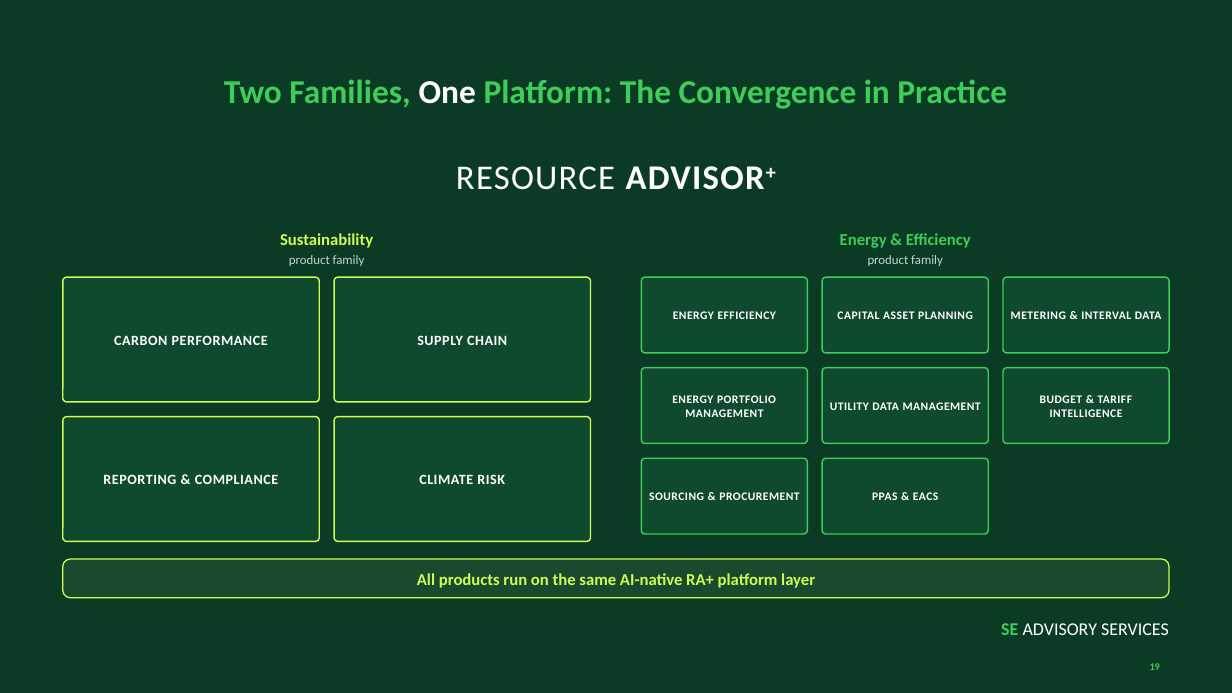
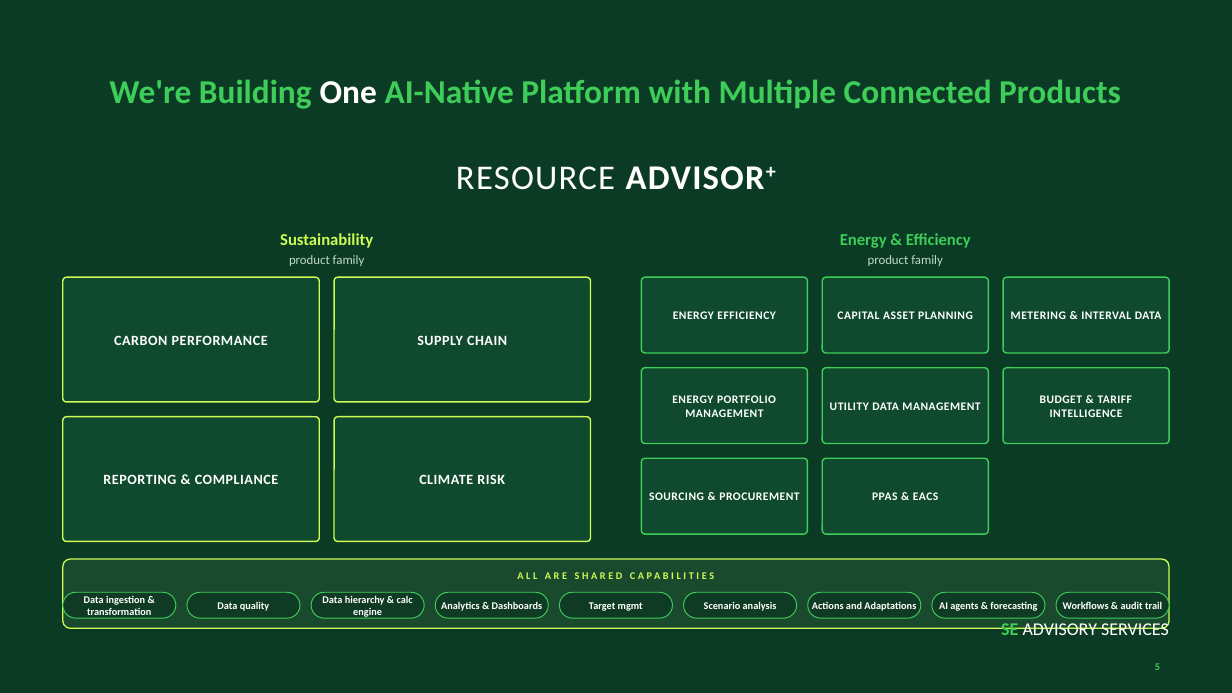
Before and after one commit to julienpicaud-se/updated-ra-plus-strategy-roadmap-presentation-sept-xx-2026, a slide deck: slide 5 of public/RA-Plus-Strategy-and-Roadmap-PowerPoint-Compatible.pptx (slide 19 before the commit). Drawn at 1232x693 pixels with LibreOffice and Linux fonts; fonts in the diff are those of the drawing. Boxes give left, top, right and bottom in pixels: in the first picture for what was removed or moved away, otherwise in the second. Text is boxed around its words. In the diff, an @@ line names an element or a change of style, - is before the commit and + after.

```diff
--- a/public/RA-Plus-Strategy-and-Roadmap-PowerPoint-Compatible.pptx
+++ b/public/RA-Plus-Strategy-and-Roadmap-PowerPoint-Compatible.pptx
@@ text at (x1=109, y1=79, x2=1121, y2=109): text changed @@
-Two Families, One Platform: The Convergence in Practice
+We're Building One AI-Native Platform with Multiple Connected Products
@@ rounded rectangle resized from (x1=63, y1=559, x2=1169, y2=598) to (x1=63, y1=559, x2=1169, y2=628) @@
@@ rounded rectangle at (x1=63, y1=559, x2=1169, y2=628): proportions changed @@
@@ text added at (x1=63, y1=566, x2=1169, y2=586), 8 pt, text #CDFC57, bold @@
+ALL ARE SHARED CAPABILITIES
@@ rounded rectangle added at (x1=63, y1=592, x2=176, y2=618), fill #0F3B24, outline #3DCD58 0.75 pt @@
@@ text added at (x1=84, y1=596, x2=151, y2=619), 8 pt, text #FFFFFF, bold @@
+Data ingestion & transformation
@@ rounded rectangle added at (x1=187, y1=592, x2=299, y2=618), fill #0F3B24, outline #3DCD58 0.75 pt @@
@@ rounded rectangle added at (x1=311, y1=592, x2=424, y2=618), fill #0F3B24, outline #3DCD58 0.75 pt @@
@@ text added at (x1=322, y1=595, x2=413, y2=619), 8 pt, text #FFFFFF, bold @@
+Data hierarchy & calc engine
@@ text removed at (x1=417, y1=573, x2=815, y2=588) @@
-All products run on the same AI-native RA+ platform layer
@@ rounded rectangle added at (x1=435, y1=592, x2=548, y2=618), fill #0F3B24, outline #3DCD58 0.75 pt @@
@@ rounded rectangle added at (x1=559, y1=592, x2=672, y2=618), fill #0F3B24, outline #3DCD58 0.75 pt @@
@@ rounded rectangle added at (x1=684, y1=592, x2=797, y2=618), fill #0F3B24, outline #3DCD58 0.75 pt @@
@@ rounded rectangle added at (x1=808, y1=592, x2=921, y2=618), fill #0F3B24, outline #3DCD58 0.75 pt @@
@@ rounded rectangle added at (x1=933, y1=592, x2=1045, y2=618), fill #0F3B24, outline #3DCD58 0.75 pt @@
@@ rounded rectangle added at (x1=1056, y1=592, x2=1169, y2=618), fill #0F3B24, outline #3DCD58 0.75 pt @@
@@ text added at (x1=217, y1=602, x2=270, y2=611), 8 pt, text #FFFFFF, bold @@
+Data quality
@@ text added at (x1=441, y1=601, x2=542, y2=611), 8 pt, text #FFFFFF, bold @@
+Analytics & Dashboards
@@ text added at (x1=589, y1=602, x2=643, y2=611), 8 pt, text #FFFFFF, bold @@
+Target mgmt
@@ text added at (x1=704, y1=601, x2=777, y2=611), 8 pt, text #FFFFFF, bold @@
+Scenario analysis
@@ text added at (x1=812, y1=601, x2=916, y2=611), 8 pt, text #FFFFFF, bold @@
+Actions and Adaptations
@@ text added at (x1=939, y1=602, x2=1037, y2=611), 8 pt, text #FFFFFF, bold @@
+AI agents & forecasting
@@ text added at (x1=1063, y1=601, x2=1162, y2=609), 8 pt, text #FFFFFF, bold @@
+Workflows & audit trail
@@ page number at (x1=1155, y1=663, x2=1160, y2=670): text changed @@
-19
+5
```
Also in this commit, not shown: 22 other slides changed, 3 slides added, 88 slides removed.
